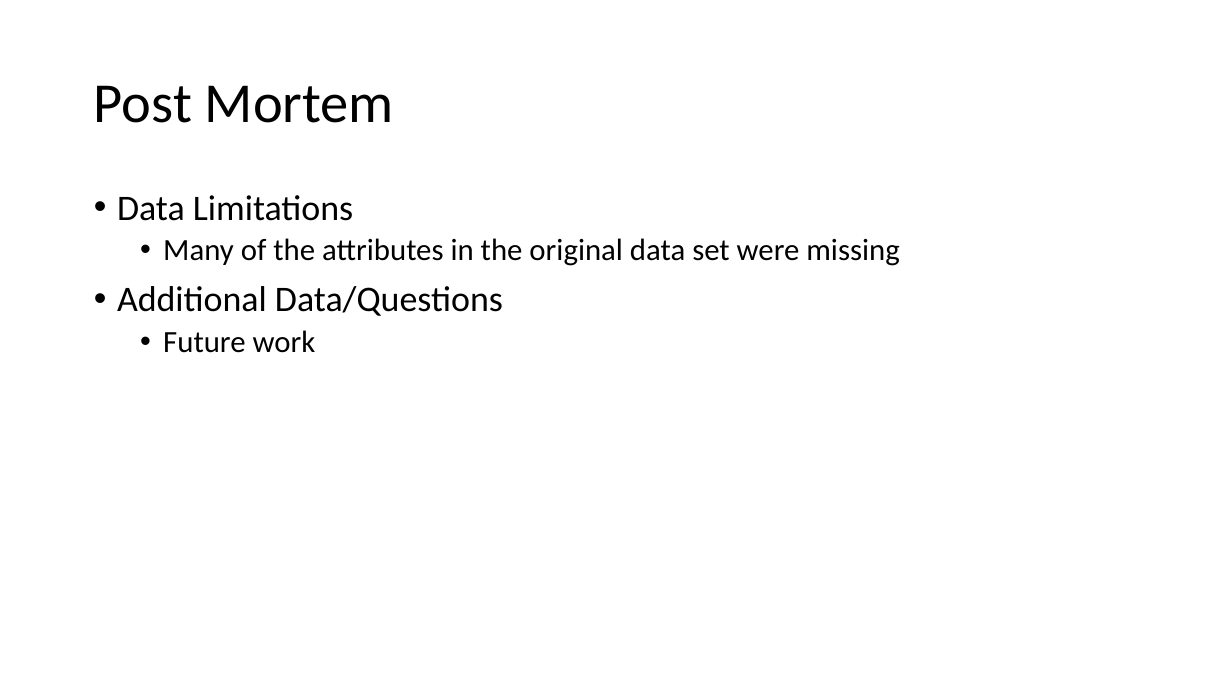
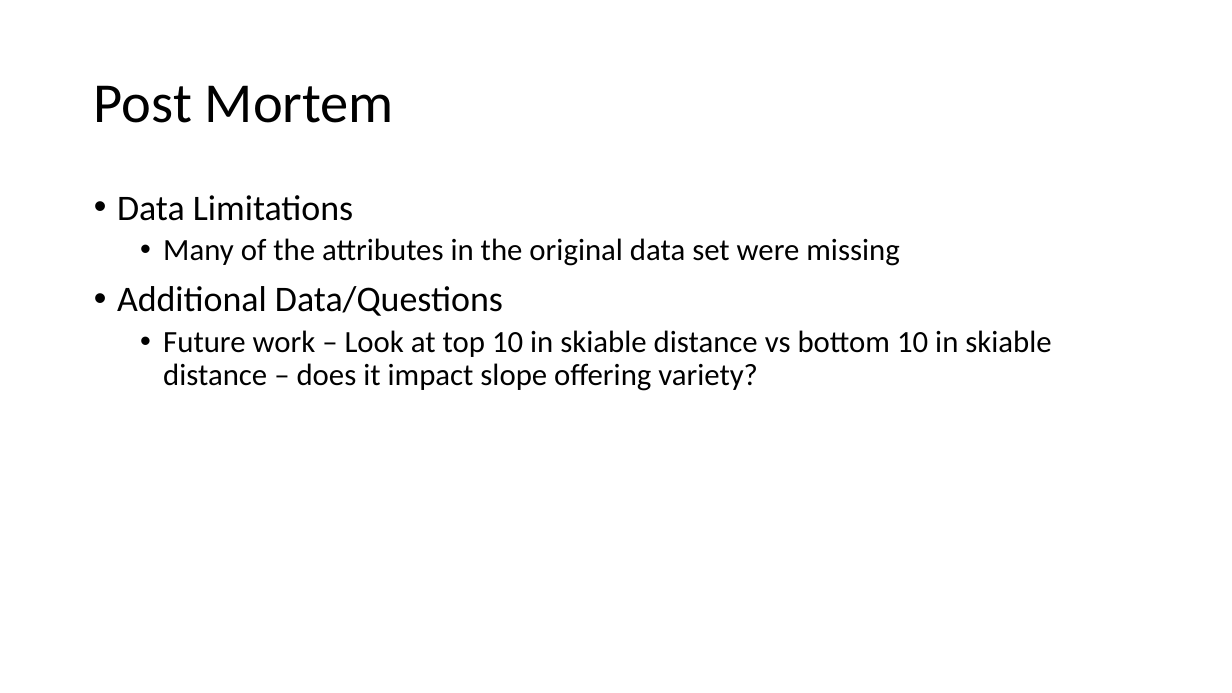
Before and after one commit to elu267/Group_Project_Unit18, a slide deck: slide 9 of PPT/Group_Presentation.pptx (slide 11 before the commit). Drawn at 1232x693 pixels with LibreOffice and Linux fonts; fonts in the diff are those of the drawing. Boxes give left, top, right and bottom in pixels: in the first picture for what was removed or moved away, otherwise in the second. Text is boxed around its words. In the diff, an @@ line names an element or a change of style, - is before the commit and + after.

```diff
--- a/PPT/Group_Presentation.pptx
+++ b/PPT/Group_Presentation.pptx
@@ text at box(163, 330, 1051, 391): text changed @@
-  • Future work
+  • Future work – Look at top 10 in skiable distance vs bottom 10 in skiable distance – does it impact slope offering variety?
```
Also in this commit, not shown: 3 other slides changed, 2 slides removed, 2 other files.
